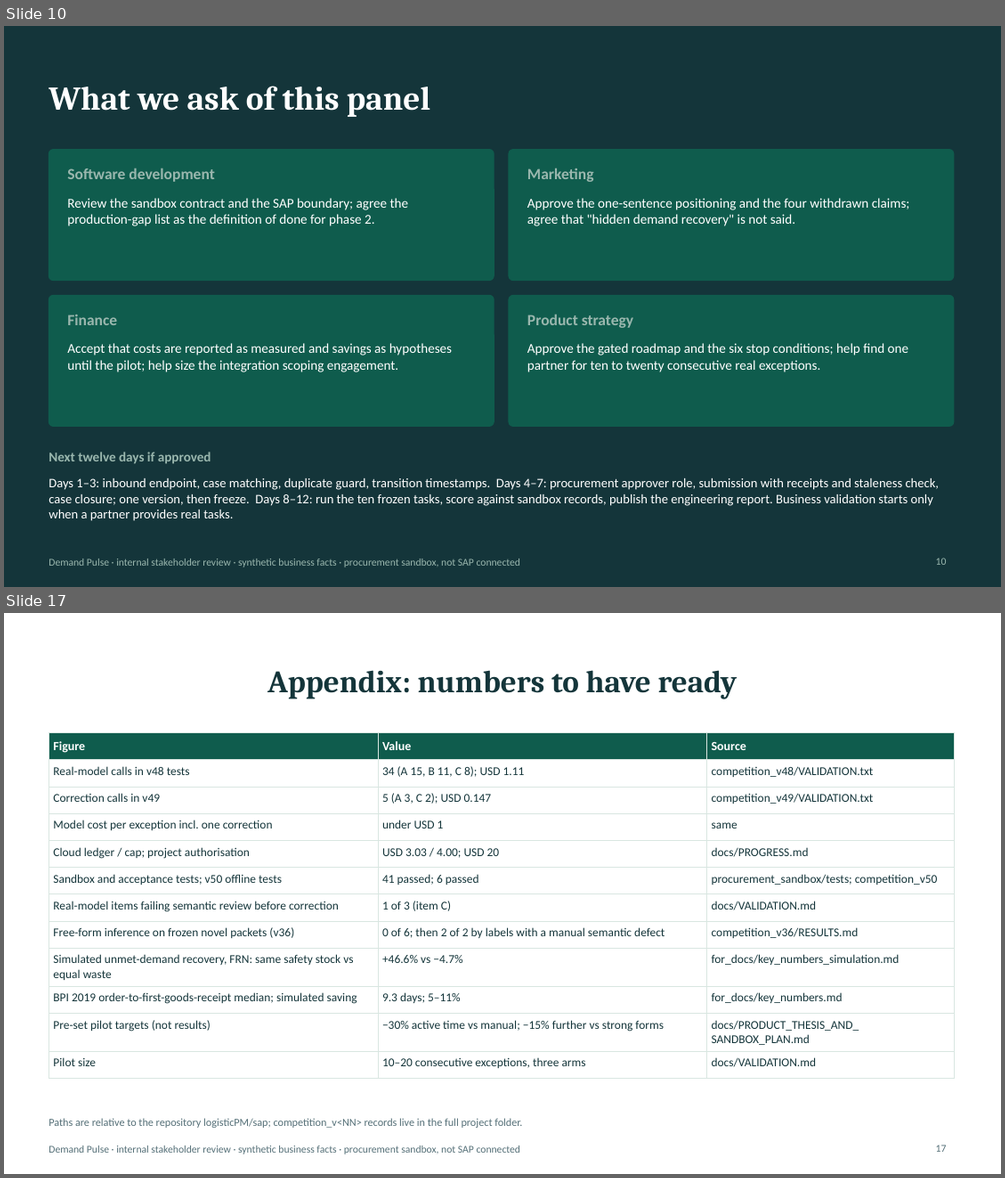
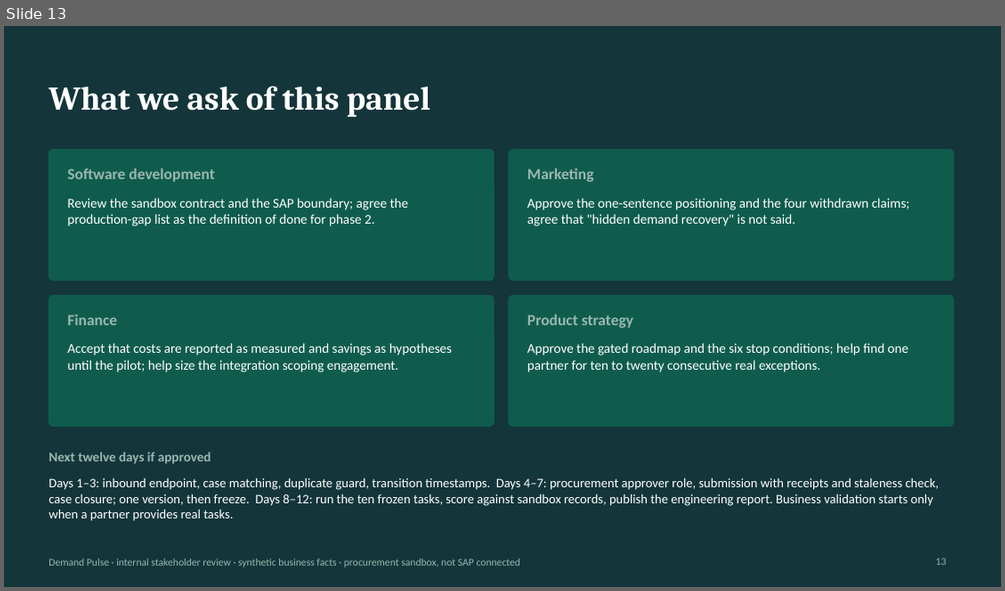
Before and after one commit to logisticPM/sap, a slide deck: presentations/SAP_Demand_Pulse_Business_Case_Deck.pptx. Shown one above the other, each under a label of ours: slides 10 and 17 before the commit, slide 13 after it; the slides between them are not shown. The pictures are 1005x1178 and 1005x591 pixels, drawn with LibreOffice and Linux fonts; fonts in the diff are those of the drawing. Boxes give left, top, right and bottom in pixels: in the first picture for what was removed or moved away, otherwise in the second. Text is boxed around its words. In the diff, an @@ line names an element or a change of style, - is before the commit and + after.

```diff
--- a/presentations/SAP_Demand_Pulse_Business_Case_Deck.pptx
+++ b/presentations/SAP_Demand_Pulse_Business_Case_Deck.pptx
@@ slide 17 removed at bbox=[4, 613, 1001, 1174], background #FFFFFF @@
@@ title removed at bbox=[267, 670, 737, 698] @@
-Appendix: numbers to have ready
@@ table removed at bbox=[48, 732, 954, 1071], 12 rows, 3 columns @@
-Figure | Value | Source
-Real-model calls in v48 tests | 34 (A 15, B 11, C 8); USD 1.11 | competition_v48/VALIDATION.txt
-Correction calls in v49 | 5 (A 3, C 2); USD 0.147 | competition_v49/VALIDATION.txt
-Model cost per exception incl. one correction | under USD 1 | same
-Cloud ledger / cap; project authorisation | USD 3.03 / 4.00; USD 20 | docs/PROGRESS.md
-Sandbox and acceptance tests; v50 offline tests | 41 passed; 6 passed | procurement_sandbox/tests; competition_v50
-Real-model items failing semantic review before correction | 1 of 3 (item C) | docs/VALIDATION.md
-Free-form inference on frozen novel packets (v36) | 0 of 6; then 2 of 2 by labels with a manual semantic defect | competition_v36/RESULTS.md
-Simulated unmet-demand recovery, FRN: same safety stock vs equal waste | +46.6% vs −4.7% | for_docs/key_numbers_simulation.md
-BPI 2019 order-to-first-goods-receipt median; simulated saving | 9.3 days; 5–11% | for_docs/key_numbers.md
-Pre-set pilot targets (not results) | −30% active time vs manual; −15% further vs strong forms | docs/PRODUCT_THESIS_AND_ SANDBOX_PLAN.md
-Pilot size | 10–20 consecutive exceptions, three arms | docs/VALIDATION.md
@@ text removed at bbox=[48, 1118, 522, 1127] @@
-Paths are relative to the repository logisticPM/sap; competition_v<NN> records live in the full project folder.
@@ text removed at bbox=[48, 1145, 521, 1154] @@
-Demand Pulse · internal stakeholder review · synthetic business facts · procurement sandbox, not SAP connected
@@ page number removed at bbox=[936, 1144, 947, 1151] @@
-17
@@ what was slide 10 is now slide 13 @@
@@ page number at bbox=[936, 557, 947, 564]: text changed @@
-10
+13
```
Also in this commit, not shown: 6 slides changed, 5 slides added, 8 other slides removed, 9 other files.
